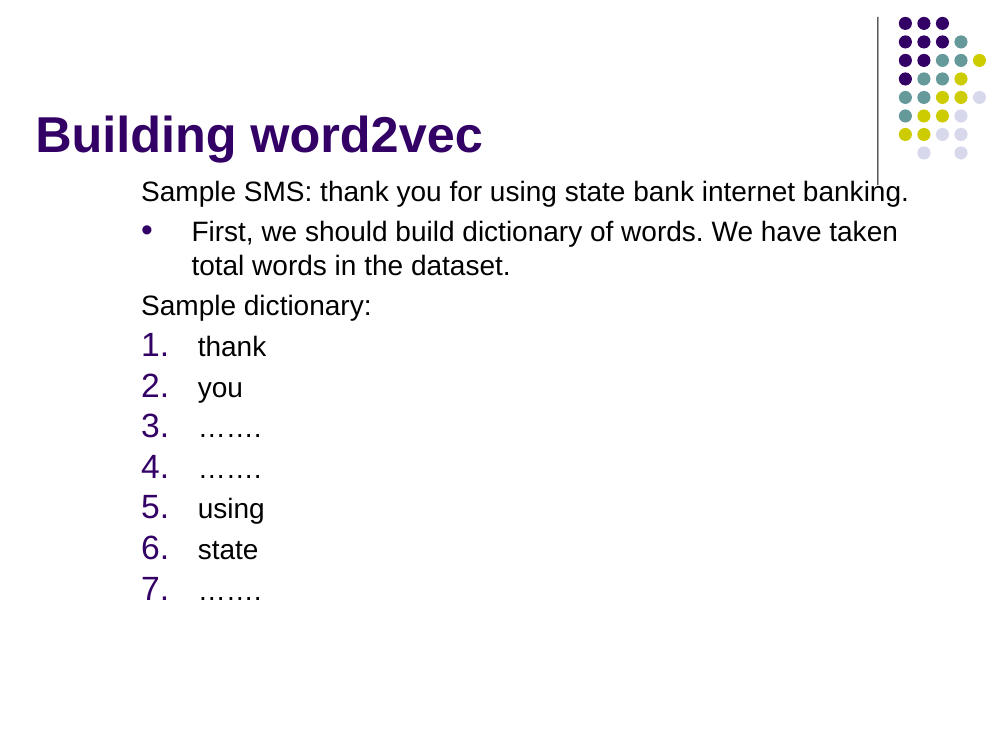
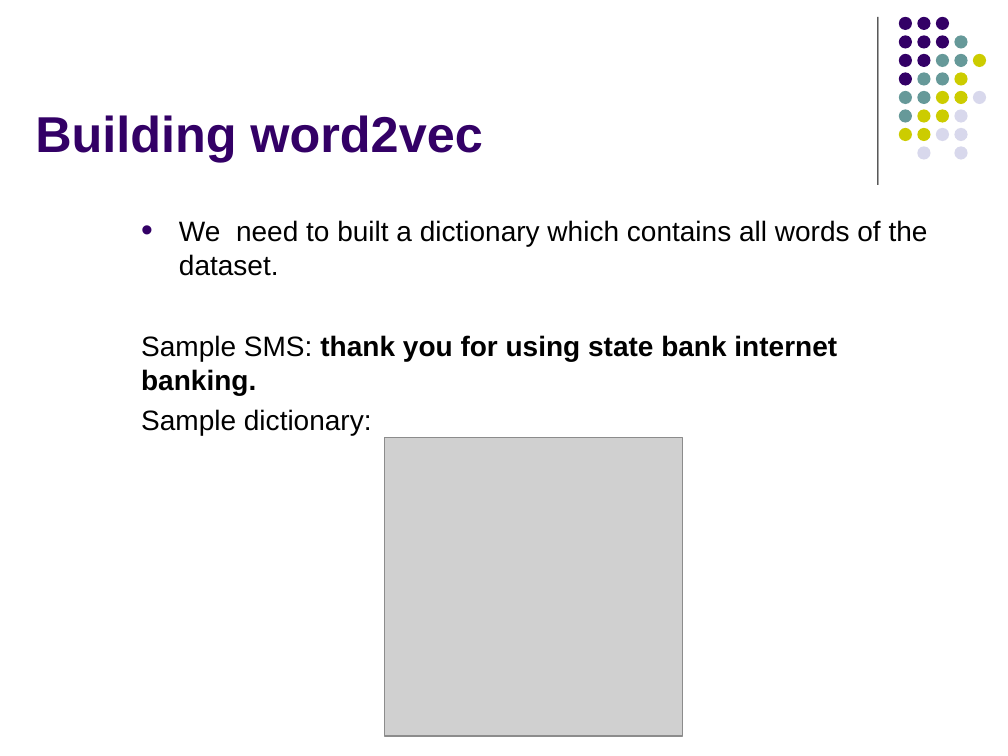
Before and after one commit to manohar9600/Multilingual-SMS-spam-detection-using-RNN, a slide deck: slide 19 of Resources/SPAMNEW PPT.pptx (slide 20 before the commit). Drawn at 1008x756 pixels with LibreOffice and Linux fonts; fonts in the diff are those of the drawing; grey boxes stand for pictures. Boxes give left, top, right and bottom in pixels: in the first picture for what was removed or moved away, otherwise in the second. Text is boxed around its words. In the diff, an @@ line names an element or a change of style, - is before the commit and + after.

```diff
--- a/Resources/SPAMNEW PPT.pptx
+++ b/Resources/SPAMNEW PPT.pptx
@@ text at <box>179,220,928,276</box>: paragraph added @@
+• We need to built a dictionary which contains all words of the dataset.
@@ text at <box>192,220,898,276</box>: paragraph removed @@
-• First, we should build dictionary of words. We have taken total words in the dataset.
@@ text at <box>141,335,837,395</box>: bold on in "thank you for using state bank internet ..." @@
@@ text at <box>198,335,267,560</box>: paragraphs removed @@
-1. thank
-2. you
-3. …….
-4. …….
-5. using
-6. state
-7. …….
@@ picture added at <box>384,437,682,736</box> @@
```
Also in this commit, not shown: 19 other slides changed, 13 slides added, 15 slides removed, 10 other files.
